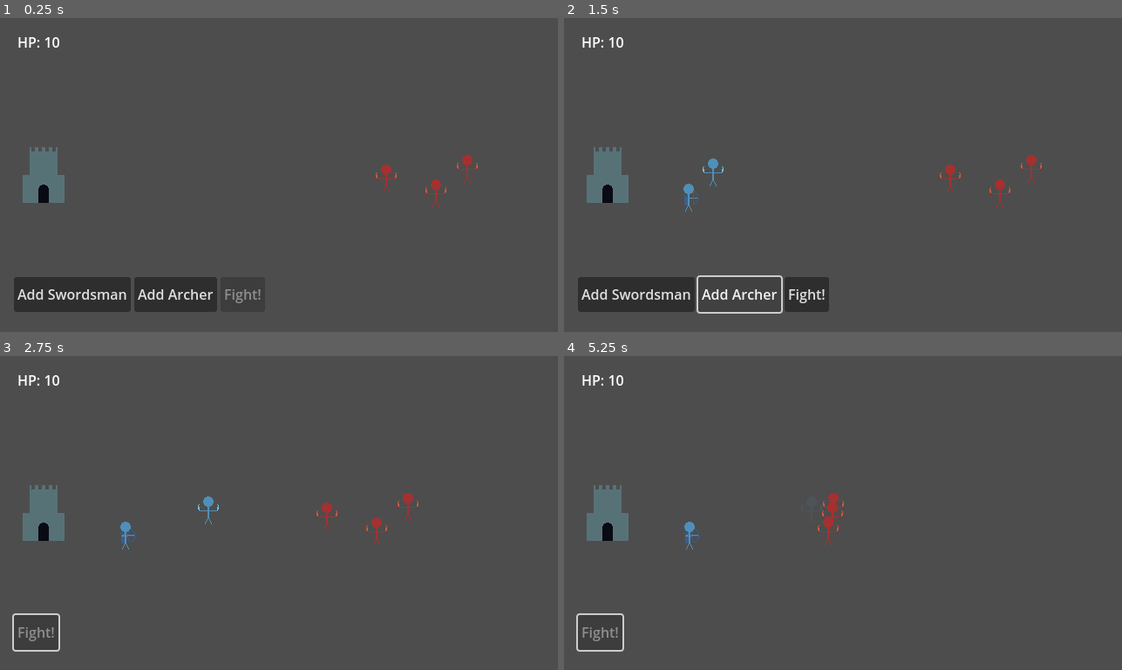
Above: before the commit, frames 1-4 (two rows, left to right).
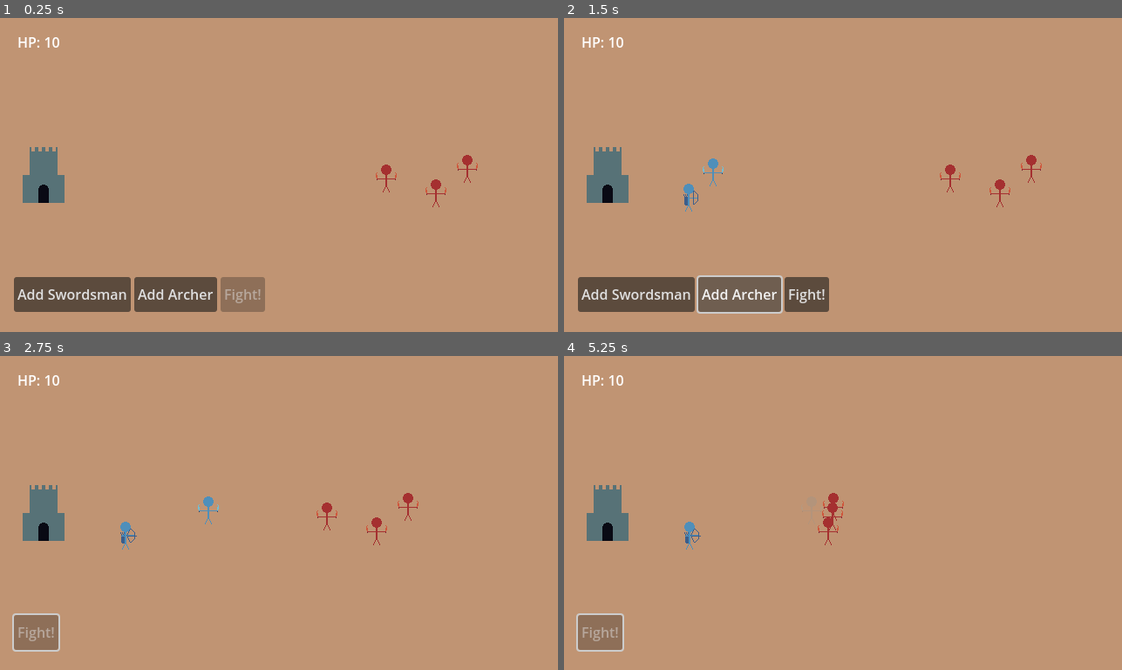
Above: after the commit, the same moments.

Repository: norseboar/jinglejam-2025
Game: Godot game, scene res://scenes/game.tscn
Same seed, same stepped clock (60 frames per second), same inputs: the game is played once before the commit and once after it.
Inputs:
- Up to frame 1 (0.25 s): no input
- Up to frame 2 (1.5 s): click "Add Swordsman" at 0.5 s; click "Add Archer" at 1.25 s
- Up to frame 3 (2.75 s): click "Fight!" at 2 s
- Up to frame 4 (5.25 s): no input

The runs differ from the first frame. In frame 1, 98% of the frame differs, in the area x 0-100%, y 0-100%; in frame 2, 98%; in frame 3, 98%; in frame 4, 98%.

Commit message:
Update background color

Diff:
--- a/project.godot
+++ b/project.godot
@@ -53,3 +53,4 @@
 textures/canvas_textures/default_texture_filter=0
 renderer/rendering_method="gl_compatibility"
 renderer/rendering_method.mobile="gl_compatibility"
+environment/defaults/default_clear_color=Color(0.7529412, 0.5803922, 0.4509804, 1)
